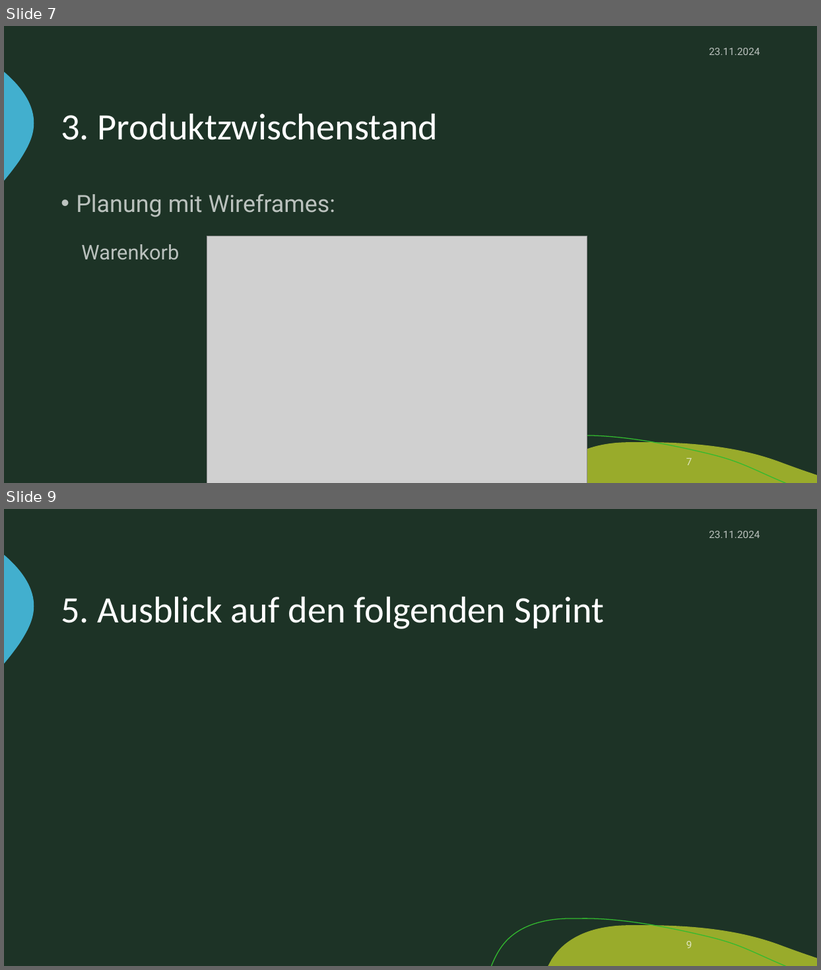
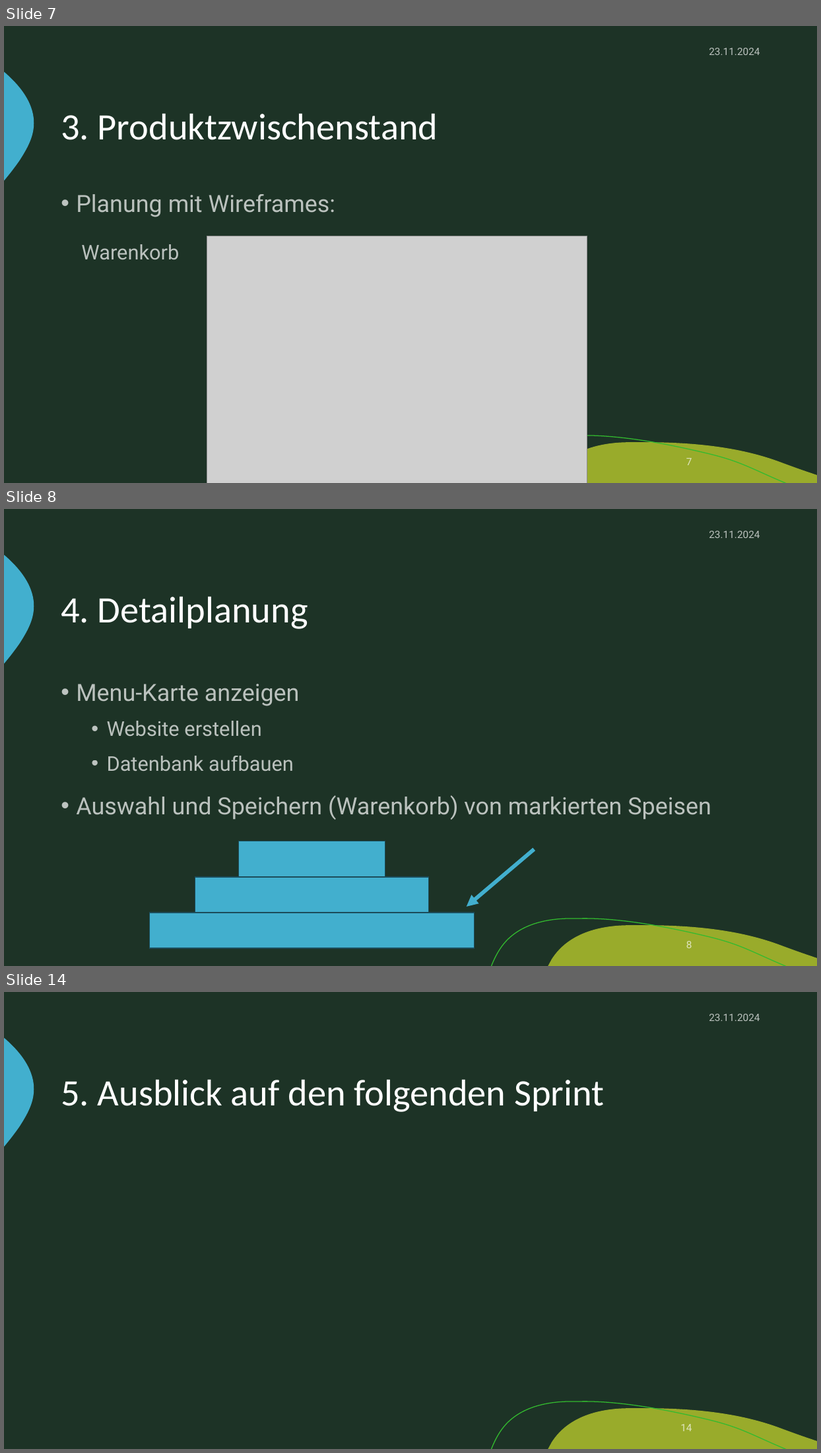
Before and after one commit to zIExpantion/ZumGelbenBach, a slide deck: Dokumente/Sprint-Backlog/Sprint-Backlog1.pptx. Shown one above the other, each under a label of ours: slides 7 and 9 before the commit, slides 7, 8 and 14 after it; the slides between them are not shown. The pictures are 821x970 and 821x1453 pixels, drawn with LibreOffice and Linux fonts; fonts in the diff are those of the drawing; grey boxes stand for pictures; background and template pictures are left out. Boxes give left, top, right and bottom in pixels: in the first picture for what was removed or moved away, otherwise in the second. Text is boxed around its words. In the diff, an @@ line names an element or a change of style, - is before the commit and + after.

```diff
--- a/Dokumente/Sprint-Backlog/Sprint-Backlog1.pptx
+++ b/Dokumente/Sprint-Backlog/Sprint-Backlog1.pptx
@@ slide 8 added at [4,509,817,966], background #1D3326; not listed: 3 template elements that a slide beside it also shows @@
@@ text added at [709,531,760,538], 12 pt, text #FFFFFF at 70% opacity @@
+23.11.2024
@@ title added at [61,596,308,629], 44 pt, text #FFFFFF @@
+4. Detailplanung
@@ text added at [76,684,712,820], 28 pt, text #FFFFFF at 70% opacity @@
+• Menu-Karte anzeigen
+  • Website erstellen
+  • Datenbank aufbauen
+• Auswahl und Speichern (Warenkorb) von markierten Speisen
@@ rectangle added at [239,842,385,877], fill #42AFCE, outline #1D4D5A 1 pt @@
@@ arrow added from (534, 850) to (467, 907), #42AFCE 4.5 pt @@
@@ rectangle added at [195,877,428,913], fill #42AFCE, outline #1D4D5A 1 pt @@
@@ rectangle added at [150,913,475,948], fill #42AFCE, outline #1D4D5A 1 pt @@
@@ page number added at [686,941,692,949], 12 pt, text #FFFFFF at 70% opacity @@
+8
@@ what was slide 9 is now slide 14 @@
@@ page number at [680,1424,692,1432]: text changed @@
-9
+14
```
Also in this commit, not shown: 1 slide changed, 4 other slides added, 3 other files.
